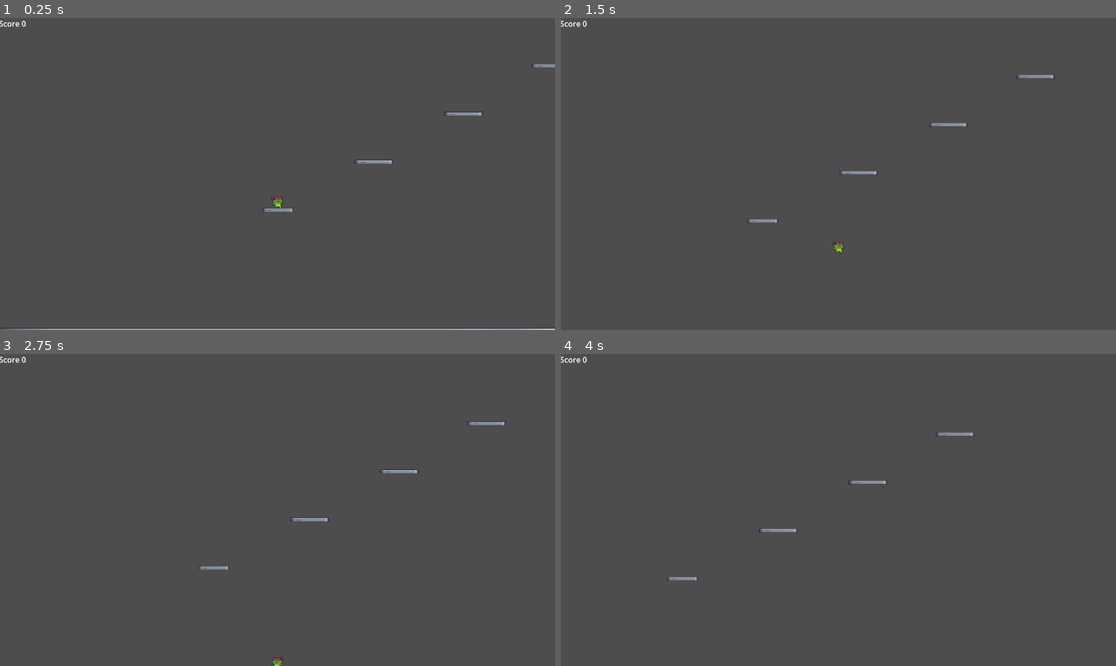
Above: before the commit, frames 1-4 (two rows, left to right).
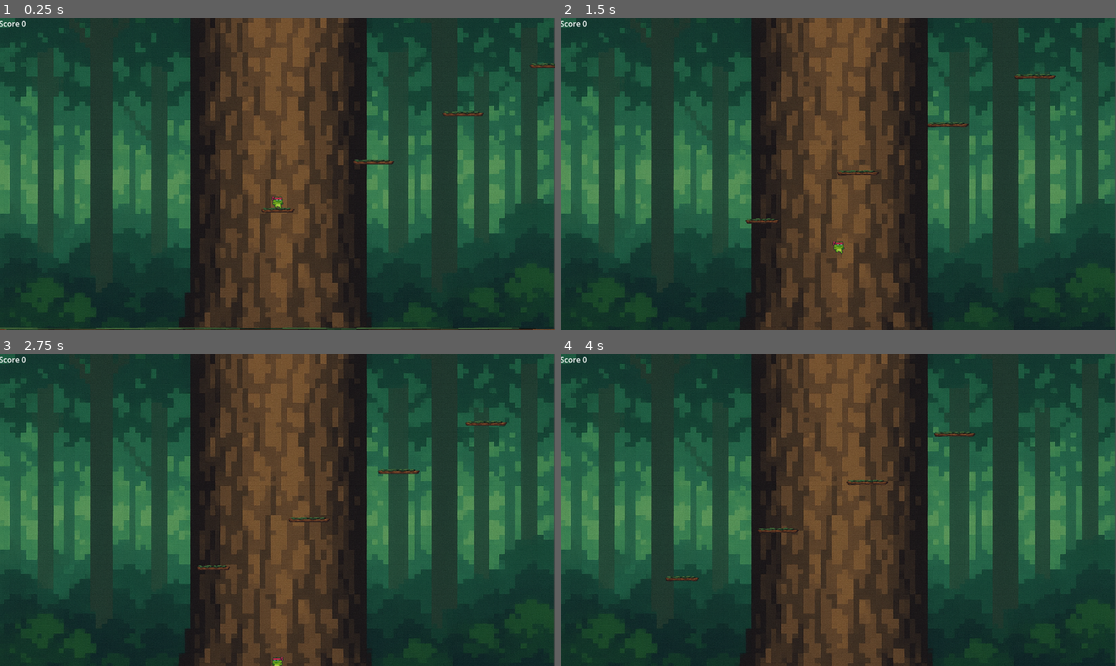
Above: after the commit, the same moments.

Repository: franklinjr12/plataformme
Game: Godot game, scene res://scenes/world.tscn
Two runs of this game, one before a commit and one after it. Both use one fixed random seed, a clock stepped at 60 frames per second and the inputs below.
Inputs:
- Up to frame 1 (0.25 s): no input
- Up to frame 2 (1.5 s): hold D (move_right) from 0.53 s (still down); tap W (jump) at 0.77 s
- Up to frame 3 (2.75 s): tap W (jump) at 1.52 s; release D (move_right) at 2.03 s; hold A (move_left) from 2.03 s (still down)
- Up to frame 4 (4 s): release A (move_left) at 2.78 s; hold D (move_right) from 2.78 s (still down); tap W (jump) at 3.02, 3.77 s

The runs differ from the first frame. In frame 1, 100% of the frame differs, in the area x 0-100%, y 0-100%; in frame 2, 100%; in frame 3, 100%; in frame 4, 100%.

Commit message:
add sprites

Diff:
--- a/scenes/platform.tscn
+++ b/scenes/platform.tscn
@@ -1,6 +1,7 @@
-[gd_scene load_steps=3 format=3 uid="uid://b5e5ikygwi3f0"]
+[gd_scene load_steps=4 format=3 uid="uid://b5e5ikygwi3f0"]
 
 [ext_resource type="Texture2D" uid="uid://b2yb68e326wni" path="res://sprites/plataforms/Terrain (16x16).png" id="1_ba0x2"]
+[ext_resource type="Texture2D" uid="uid://jl8pfroj52s0" path="res://sprites/scenario/pixel_art_branch_platform.png" id="2_nlgqw"]
 
 [sub_resource type="RectangleShape2D" id="RectangleShape2D_i7141"]
 size = Vector2(1596, 8)
@@ -13,8 +14,13 @@
 metadata/_edit_lock_ = true
 
 [node name="Sprite2D" type="Sprite2D" parent="."]
+visible = false
 scale = Vector2(100, 1)
 texture = ExtResource("1_ba0x2")
 region_enabled = true
 region_rect = Rect2(16.5, 0.5, 16, 8)
 metadata/_edit_lock_ = true
+
+[node name="Sprite2D2" type="Sprite2D" parent="."]
+scale = Vector2(1.8, 0.025)
+texture = ExtResource("2_nlgqw")
--- a/scenes/world.tscn
+++ b/scenes/world.tscn
@@ -8,6 +8,7 @@
 [ext_resource type="Texture2D" uid="uid://er50a4xgcay7" path="res://sprites/main_character/Run (32x32).png" id="4_i7141"]
 [ext_resource type="PackedScene" uid="uid://b5e5ikygwi3f0" path="res://scenes/platform.tscn" id="6_qfnet"]
 [ext_resource type="Script" uid="uid://bsxciyr46e4h5" path="res://scripts/camera.gd" id="7_i7141"]
+[ext_resource type="Texture2D" uid="uid://dqmopup6utx47" path="res://sprites/scenario/pixel_art_tree_forest.png" id="9_7r4gi"]
 
 [sub_resource type="AtlasTexture" id="AtlasTexture_4mrxx"]
 atlas = ExtResource("1_k0juu")
@@ -169,4 +170,10 @@
 offset_bottom = -301.0
 text = "Score 0"
 
+[node name="Background" type="Sprite2D" parent="Camera2D"]
+z_index = -1
+position = Vector2(-1.00005, 3.17)
+scale = Vector2(1.12305, 1)
+texture = ExtResource("9_7r4gi")
+
 [connection signal="timeout" from="Player/IsJumpingOnTimer" to="Player" method="_on_is_jumping_on_timer_timeout"]
Not shown: 1 places in scenes/world.tscn that only renumber resources
Binary file added: sprites/scenario/pixel_art_branch_platform.png
Not shown, added: sprites/scenario/pixel_art_branch_platform.png.import
Binary file added: sprites/scenario/pixel_art_tree_forest.png
Not shown, added: sprites/scenario/pixel_art_tree_forest.png.import
